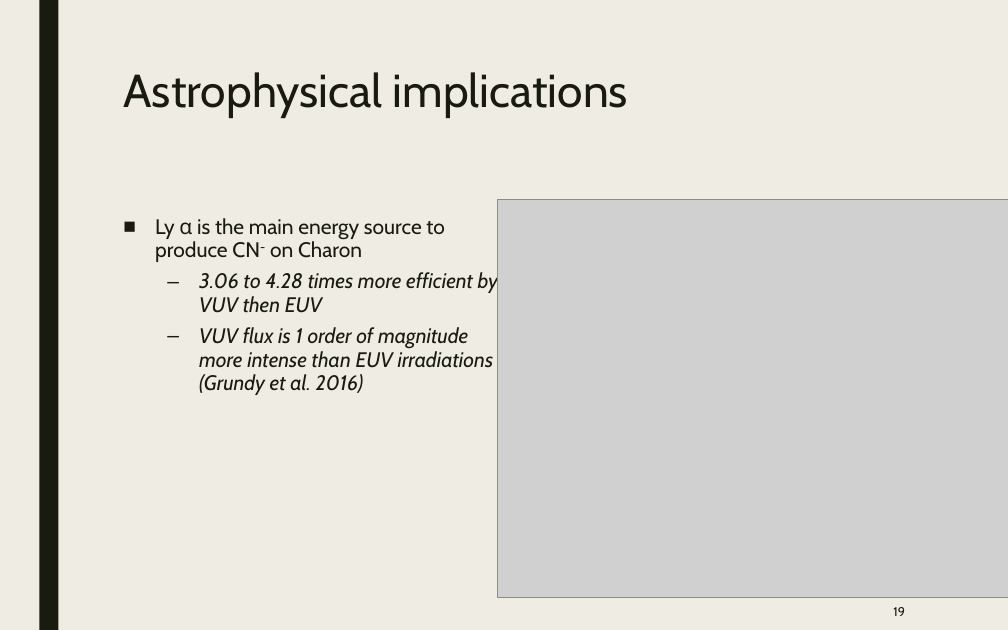
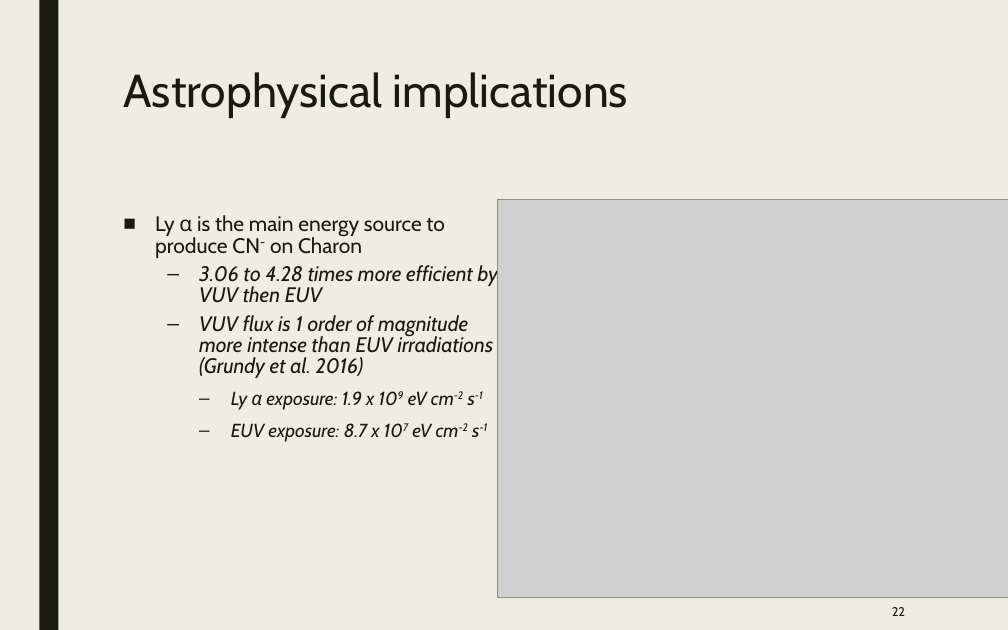
Before and after one commit to samuello1228/lily, a slide deck: slide 22 of doc/VUV and EUV irradiation of CH4 + NH3.pptx (slide 19 before the commit). Drawn at 1008x630 pixels with LibreOffice and Linux fonts; fonts in the diff are those of the drawing; grey boxes stand for pictures. Boxes give left, top, right and bottom in pixels: in the first picture for what was removed or moved away, otherwise in the second. Text is boxed around its words. In the diff, an @@ line names an element or a change of style, - is before the commit and + after.

```diff
--- a/doc/VUV and EUV irradiation of CH4 + NH3.pptx
+++ b/doc/VUV and EUV irradiation of CH4 + NH3.pptx
@@ text at bbox=[155, 215, 498, 378]: line spacing 0.94 to 0.84 @@
@@ text at bbox=[231, 391, 488, 442]: paragraphs added @@
+      – Ly α exposure: 1.9 x 109 eV cm-2 s-1
+      – EUV exposure: 8.7 x 107 eV cm-2 s-1
@@ page number at bbox=[892, 607, 905, 616]: text changed @@
-19
+22
```
Also in this commit, not shown: 10 other slides changed, 3 slides added.
